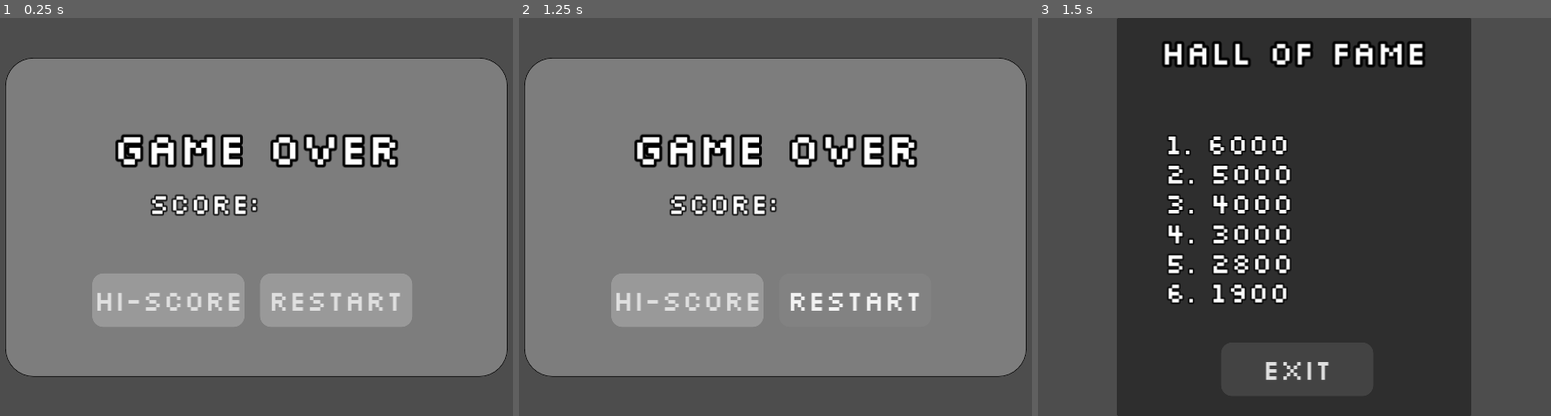
Above: before the commit, frames 1-3 (left to right).
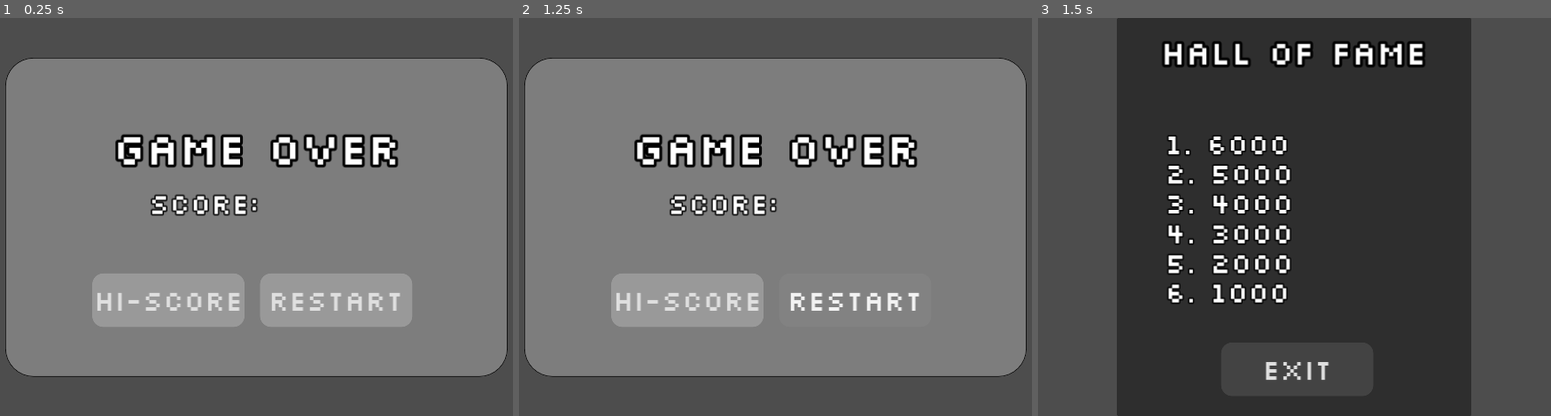
Above: after the commit, the same moments.

Repository: pangeon/V-Galaga
Game: Godot game, scene res://scenes/game_over.tscn
Two runs of this game, one before a commit and one after it. Both use one fixed random seed, a clock stepped at 60 frames per second and the inputs below. This scene is started directly instead of the project's main scene.
Inputs:
- Up to frame 1 (0.25 s): no input
- Up to frame 2 (1.25 s): click "RESTART" at 0.5 s
- Up to frame 3 (1.5 s): click "HI-SCORE" at 1.25 s

Frames 1-2 are identical in both runs. In frame 3, less than 0.1% of the frame differs, in the area x 37-42%, y 61-71%.

Commit message:
Version 1.4 - add hall of fame

Diff:
--- a/scenes/game_over.tscn
+++ b/scenes/game_over.tscn
@@ -145,5 +145,5 @@
 theme_override_styles/pressed = SubResource("StyleBoxFlat_1e2xa")
 text = "HI-SCORE"
 
-[connection signal="pressed" from="Panel/ButtonRestart" to="." method="_on_button_pressed"]
+[connection signal="pressed" from="Panel/ButtonRestart" to="." method="_on_button_restart_pressed"]
 [connection signal="pressed" from="Panel/ButtonHiScore" to="." method="_on_button_hi_score_pressed"]
--- a/scripts/file_loader.gd
+++ b/scripts/file_loader.gd
@@ -1,13 +1,4 @@
 extends Node
-
-func _ready():
-	var list_arr: PackedStringArray = load_file_content_as_array("res://high_score.dat", "\n")
-	list_arr[3] = "4. 7000"
-	var str_lines: String = "\n".join(list_arr)
-
-	print(list_arr)
-	print(str_lines)
-
 
 func save_file(content: String, path: String) -> void:
 	var file = FileAccess.open(path, FileAccess.WRITE)
@@ -21,7 +12,7 @@
 
 	return content
 
-func cast_score_to_int(str_arr: PackedStringArray):
+func to_int(str_arr: PackedStringArray):
 	var int_arr: PackedInt32Array = []
 	for i in range(0, str_arr.size()):
 		int_arr.append(int(str_arr[i].substr(3)))
--- a/scripts/game_over.gd
+++ b/scripts/game_over.gd
@@ -1,19 +1,16 @@
 extends Control
 
-var high_score_scene = preload("res://scenes/high_score.tscn")
-var score_to_check = 0
+const high_score_scene = preload("res://scenes/high_score.tscn")
+var high_score_instance = high_score_scene.instantiate()
 
 func display_score_to_end_screen(total_score):
 	$Panel/Score.text = "SCORE: " + str(total_score)
-	score_to_check = total_score
+	high_score_instance.save_score_to_hall_of_fame(total_score)
 
-func _on_button_pressed():
+func _on_button_restart_pressed():
 	get_tree().reload_current_scene()
 
 func _on_button_hi_score_pressed():
-	var high_score_instance = high_score_scene.instantiate()
-	high_score_instance.refresh_hall_of_fame()
-	high_score_instance.save_score_to_hall_of_fame(score_to_check)
 	high_score_instance.refresh_hall_of_fame()
 	$Panel.visible = false
 	$".".add_child(high_score_instance)
--- a/scripts/high_score.gd
+++ b/scripts/high_score.gd
@@ -1,44 +1,29 @@
 extends Control
 
-const file_path = "res://high_score.dat"
+const high_score_file_path: String = "res://high_score.dat"
 
-var file_loader_scene = preload("res://scenes/file_loader.tscn")
+const file_loader_scene = preload("res://scenes/file_loader.tscn")
 var file_loader_instance = file_loader_scene.instantiate()
-var file_content: PackedStringArray = file_loader_instance.load_file_content_as_array(file_path, "\n")
+var high_score_file_content: PackedStringArray = file_loader_instance.load_file_content_as_array(high_score_file_path, "\n")
 
-func refresh_hall_of_fame():
-	$Panel/FirstScoreLabel.text = file_content[0]
-	$Panel/SecondScoreLabel.text = file_content[1]
-	$Panel/ThirdScoreLabel.text = file_content[2]
-	$Panel/FourthScoreLabel.text = file_content[3]
-	$Panel/FivethScoreLabel.text = file_content[4]
-	$Panel/SixthScoreLabel.text = file_content[5]
+func refresh_hall_of_fame() -> void:
+	$Panel/FirstScoreLabel.text = high_score_file_content[0]
+	$Panel/SecondScoreLabel.text = high_score_file_content[1]
+	$Panel/ThirdScoreLabel.text = high_score_file_content[2]
+	$Panel/FourthScoreLabel.text = high_score_file_content[3]
+	$Panel/FivethScoreLabel.text = high_score_file_content[4]
+	$Panel/SixthScoreLabel.text = high_score_file_content[5]
 
 func save_score_to_hall_of_fame(total_score):
-	if int($Panel/FirstScoreLabel.text.substr(3)) < total_score:
-		file_content[0] = "1. " + str(total_score)
-		file_loader_instance.save_file("\n".join(file_content), file_path)
-		return
-	if int($Panel/SecondScoreLabel.text.substr(3)) < total_score:
-		file_content[1] = "2. " + str(total_score)
-		file_loader_instance.save_file("\n".join(file_content), file_path)
-		return
-	if int($Panel/ThirdScoreLabel.text.substr(3)) < total_score:
-		file_content[2] = "3. " + str(total_score)
-		file_loader_instance.save_file("\n".join(file_content), file_path)
-		return
-	if int($Panel/FourthScoreLabel.text.substr(3)) < total_score:
-		file_content[3] = "4. " + str(total_score)
-		file_loader_instance.save_file("\n".join(file_content), file_path)
-		return
-	if int($Panel/FivethScoreLabel.text.substr(3)) < total_score:
-		file_content[4] = "5. " + str(total_score)
-		file_loader_instance.save_file("\n".join(file_content), file_path)
-		return
-	if int($Panel/SixthScoreLabel.text.substr(3)) < total_score:
-		file_content[5] = "6. " + str(total_score)
-		file_loader_instance.save_file("\n".join(file_content), file_path)
-		return
+	var score_int_arr: PackedInt32Array = file_loader_instance.to_int(high_score_file_content)
+	for i in range(0, 6):
+		if score_int_arr[i] < total_score:
+			update_hi_score_record(total_score, i, high_score_file_content, high_score_file_path)
+			return
 
-func _on_exit_button_pressed():
+func update_hi_score_record(total_score: int, row_number: int, str_arr: PackedStringArray, path: String) -> void:
+	str_arr[row_number] = str(row_number+1) + ". " + str(total_score)
+	file_loader_instance.save_file("\n".join(str_arr), path)
+
+func _on_exit_button_pressed() -> void:
 	get_tree().reload_current_scene()
Not shown, changed: high_score.dat
Not shown, changed: README.md
